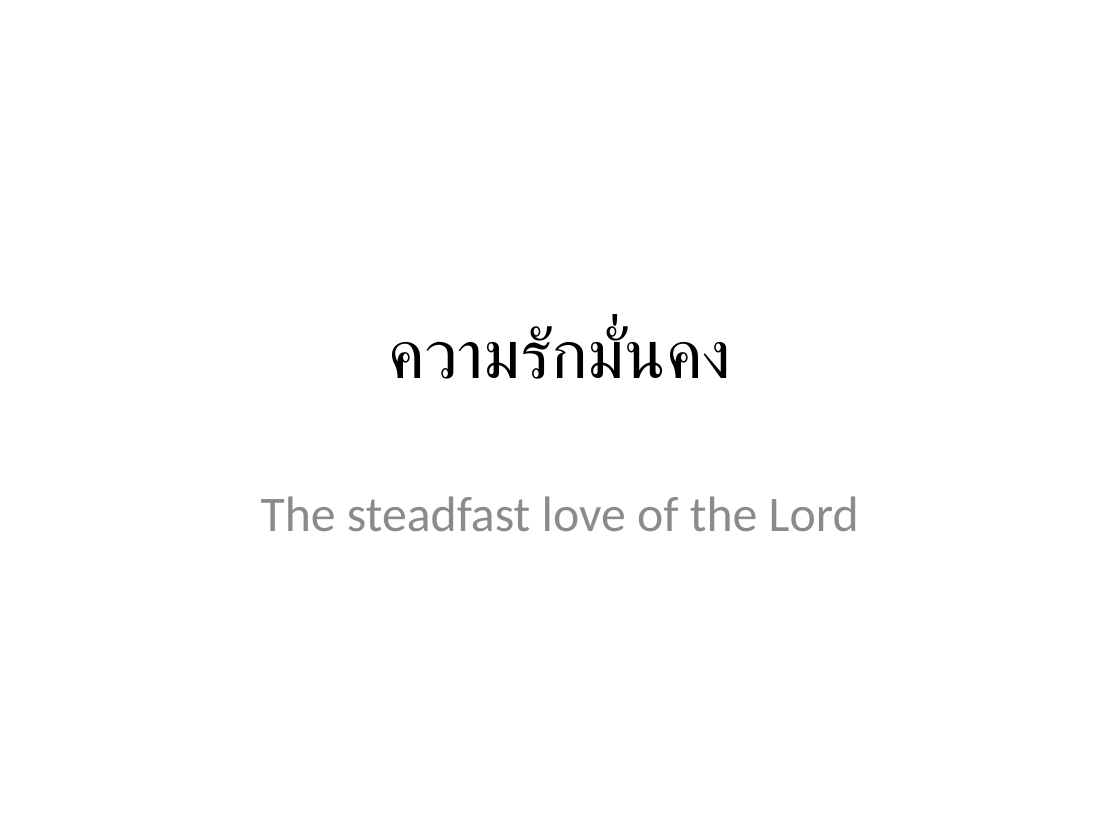
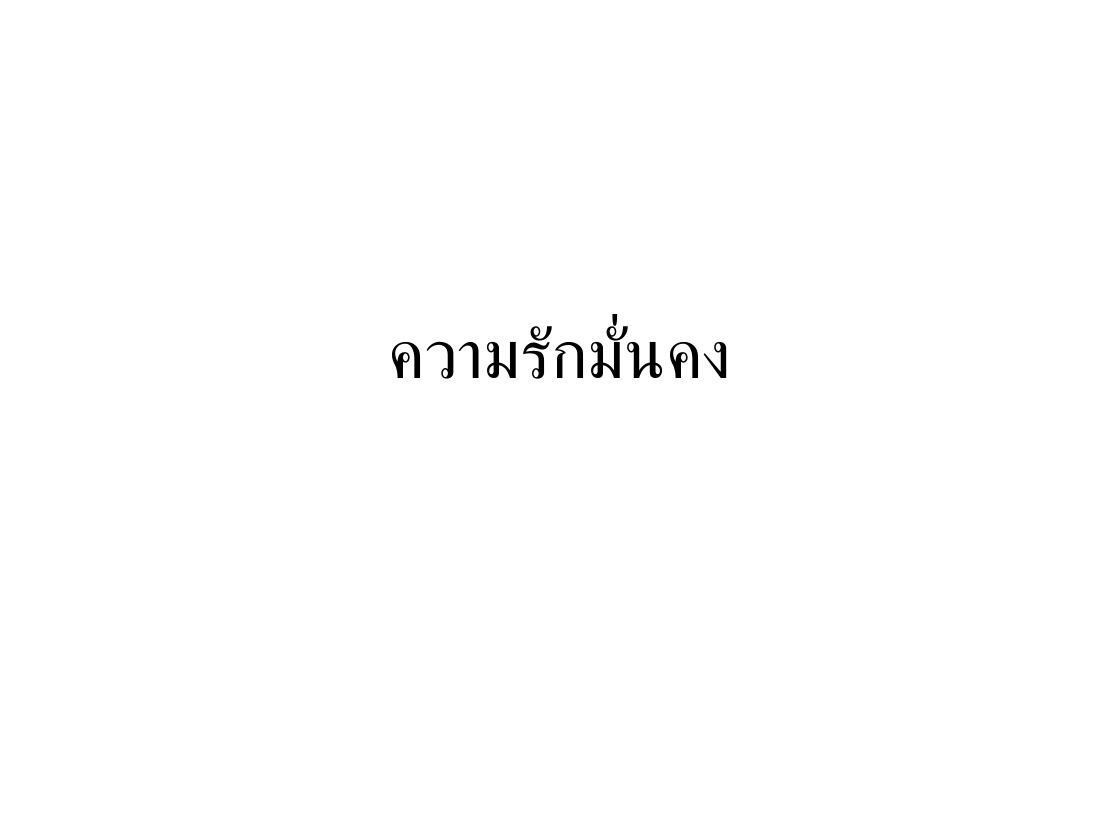
Before and after one commit to mightmay/songpptcreator, a slide deck: slide 1 of finishedppt/WorshipSongs.pptx (slide 10 before the commit). Drawn at 1120x840 pixels with LibreOffice and Linux fonts; fonts in the diff are those of the drawing. Boxes give left, top, right and bottom in pixels: in the first picture for what was removed or moved away, otherwise in the second. Text is boxed around its words. In the diff, an @@ line names an element or a change of style, - is before the commit and + after.

```diff
--- a/finishedppt/WorshipSongs.pptx
+++ b/finishedppt/WorshipSongs.pptx
@@ subtitle removed at box(261, 496, 859, 531) @@
-The steadfast love of the Lord
```
Also in this commit, not shown: 1 other slide changed, 16 slides removed, 4 other files.
